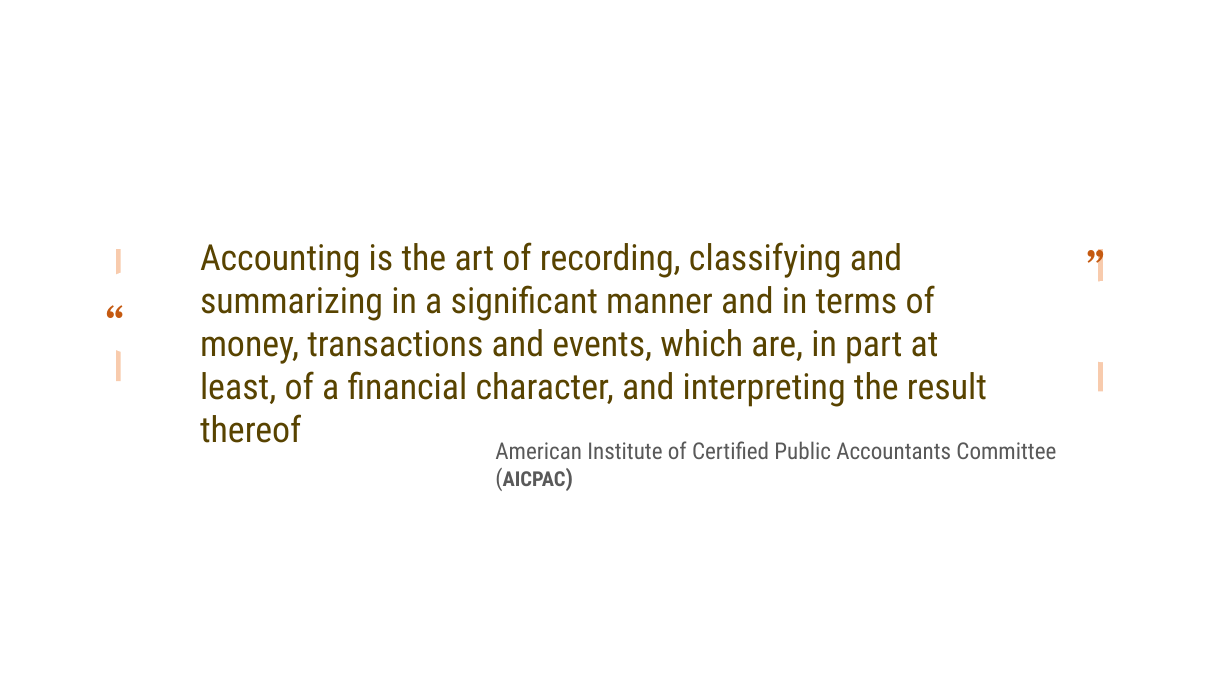
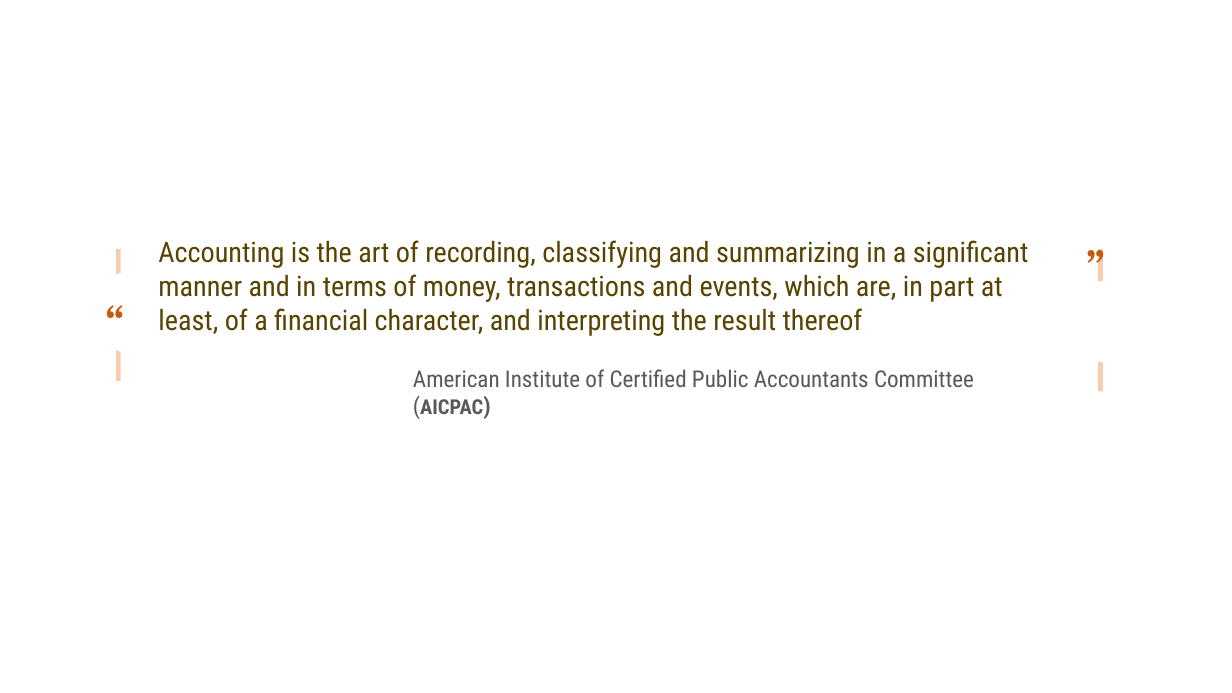
Before and after one commit to leonardodls/product-introduction-financial-accounting, a slide deck: slide 6 of assets/public/Chapter_1_Introduction_to_business_and_accounting_concepts/documents/resources/BusinessConceptsV2.pptx. Drawn at 1232x693 pixels with LibreOffice and Linux fonts; fonts in the diff are those of the drawing. Boxes give left, top, right and bottom in pixels: in the first picture for what was removed or moved away, otherwise in the second. Text is boxed around its words. In the diff, an @@ line names an element or a change of style, - is before the commit and + after.

```diff
--- a/assets/public/Chapter_1_Introduction_to_business_and_accounting_concepts/documents/resources/BusinessConceptsV2.pptx
+++ b/assets/public/Chapter_1_Introduction_to_business_and_accounting_concepts/documents/resources/BusinessConceptsV2.pptx
@@ text "Accounting is the art of ..." moved from (x1=200, y1=242, x2=987, y2=407) to (x1=158, y1=240, x2=1029, y2=336) @@
@@ text "Accounting is the art of ..." at (x1=158, y1=240, x2=1029, y2=336): size 28 to 22 pt @@
@@ text "American Institute of Certified Public ..." rewrapped from (x1=495, y1=441, x2=1056, y2=459) to (x1=413, y1=369, x2=974, y2=414) @@
```
Also in this commit, not shown: 22 other files.
